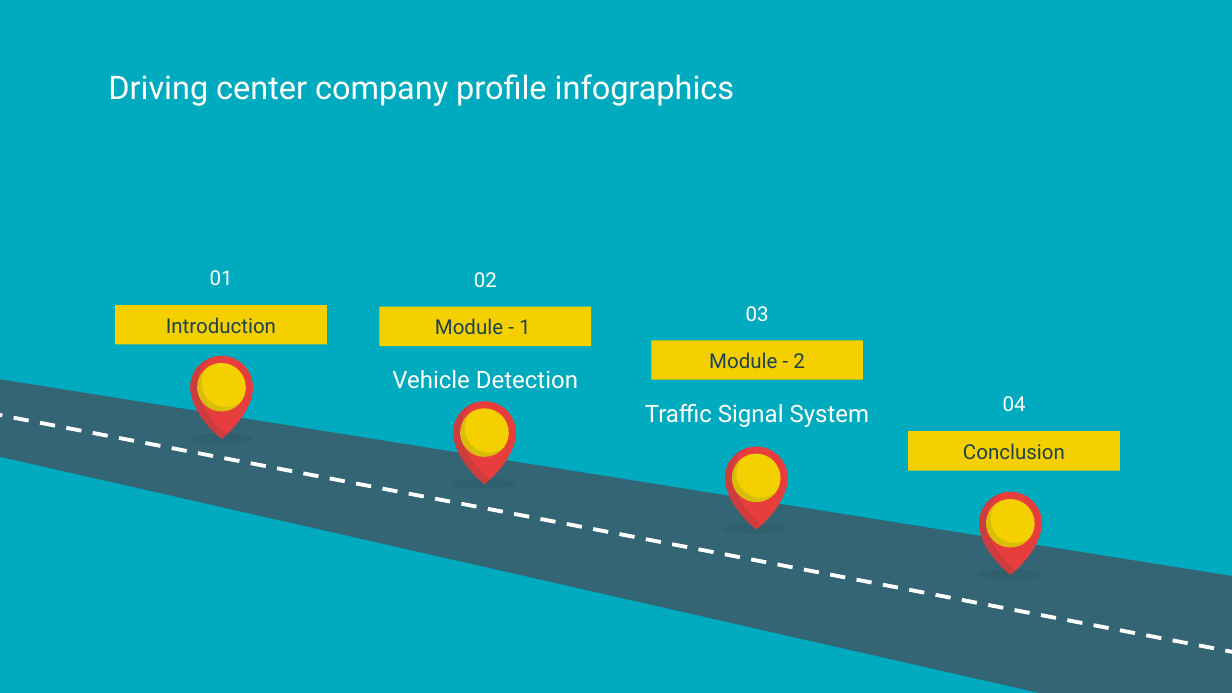
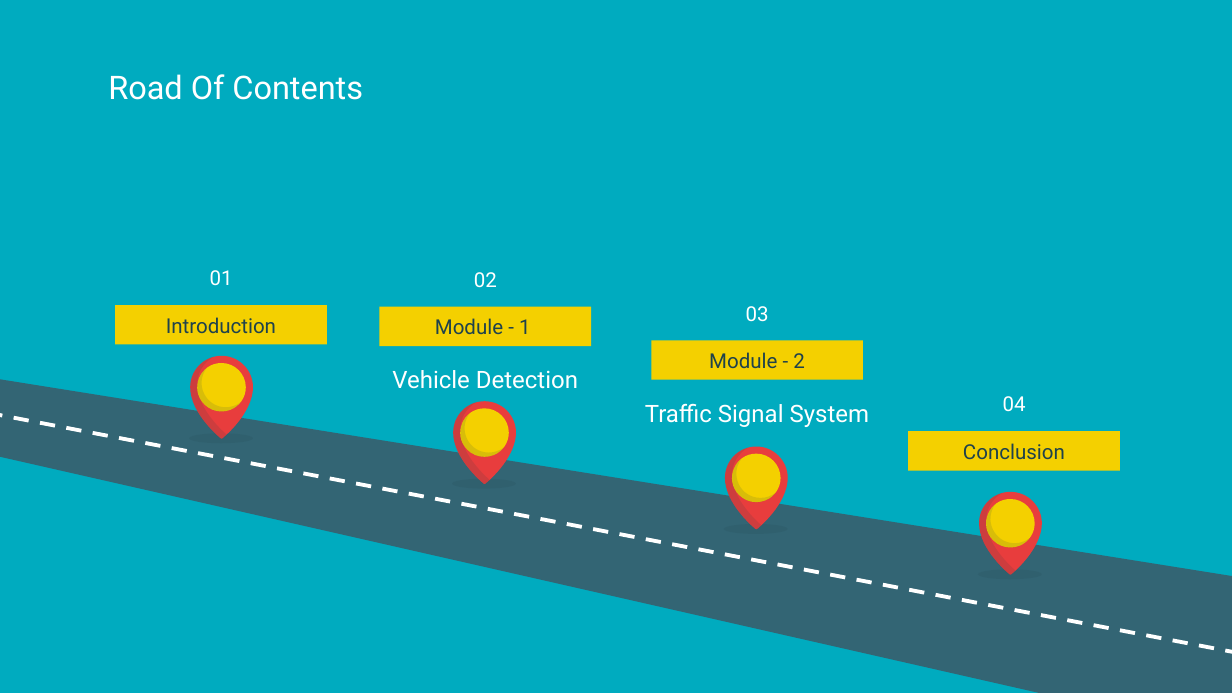
Before and after one commit to Namasivaayam-L/ResearchLab, a slide deck: slide 2 of Automatic Traffic Signal Control System.pptx. Drawn at 1232x693 pixels with LibreOffice and Linux fonts; fonts in the diff are those of the drawing. Boxes give left, top, right and bottom in pixels: in the first picture for what was removed or moved away, otherwise in the second. Text is boxed around its words. In the diff, an @@ line names an element or a change of style, - is before the commit and + after.

```diff
--- a/Automatic Traffic Signal Control System.pptx
+++ b/Automatic Traffic Signal Control System.pptx
@@ title at box(108, 74, 363, 100): text changed @@
-Driving center company profile infographics
+Road Of Contents
```
Also in this commit, not shown: 3 other slides changed, 11 other files.
